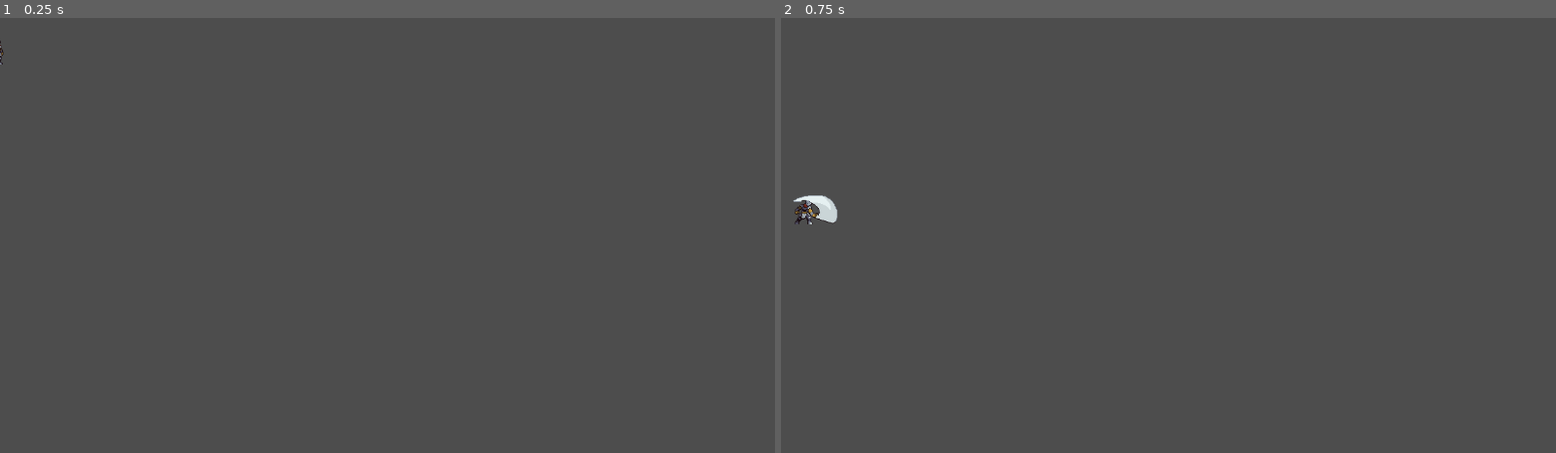
Above: before the commit, frames 1-2 (left to right).
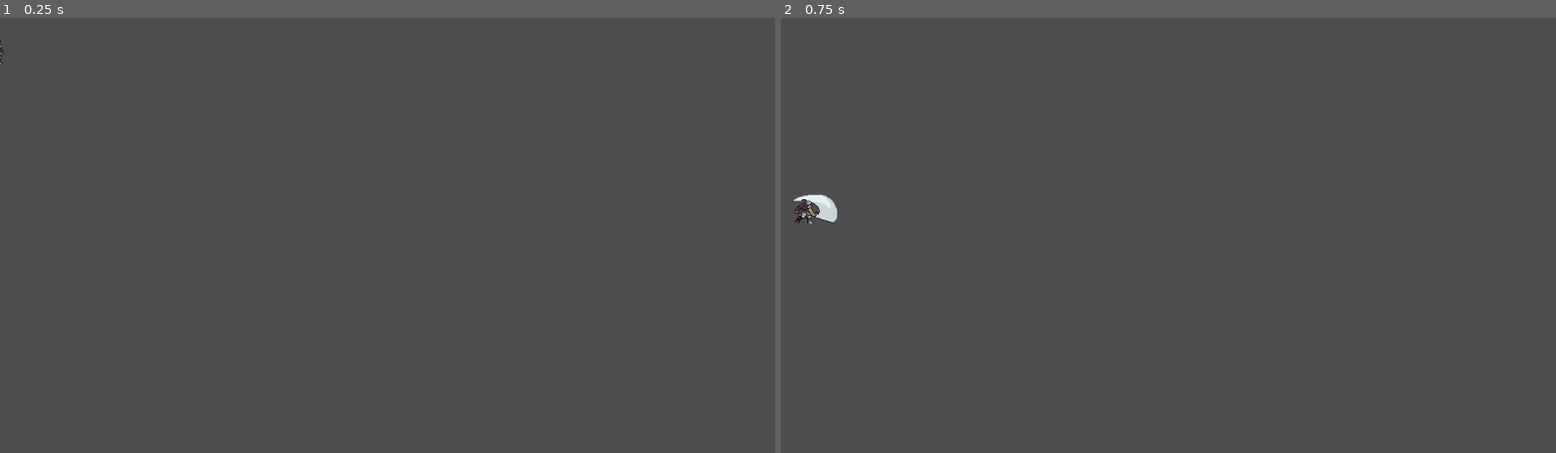
Above: after the commit, the same moments.

Repository: TejNihash/Game_v1
Game: Godot game, scene res://scenes/knight.tscn
Two runs of this game, one before a commit and one after it. Both use one fixed random seed, a clock stepped at 60 frames per second and the inputs below. This scene is started directly instead of the project's main scene.
Inputs:
- Up to frame 1 (0.25 s): no input
- Up to frame 2 (0.75 s): tap Enter at 0.5 s; hold Right (move_right) from 0.53 s (still down); tap J (attack1) at 0.6 s

The runs differ from the first frame. In frame 1, less than 0.1% of the frame differs, in the area x 0-1%, y 5-11%; in frame 2, 0.1%, in the area x 1-8%, y 40-48%.

Commit message:
multi attack for the knight added (j,k)

Diff:
--- a/scenes/knight.tscn
+++ b/scenes/knight.tscn
@@ -14,6 +14,8 @@
 [ext_resource type="Script" uid="uid://cdm16bdm1l70g" path="res://scripts/Knight_scripts/Attack.gd" id="12_oi1vv"]
 [ext_resource type="Script" uid="uid://vd1o4i8dwn5h" path="res://scripts/Knight_scripts/Jump.gd" id="13_4ok4f"]
 
+[sub_resource type="CapsuleShape2D" id="CapsuleShape2D_21nkr"]
+
 [sub_resource type="AtlasTexture" id="AtlasTexture_c7bgd"]
 atlas = ExtResource("1_k2txo")
 region = Rect2(0, 0, 120, 80)
@@ -362,142 +364,196 @@
 "speed": 20.0
 }]
 
-[sub_resource type="CapsuleShape2D" id="CapsuleShape2D_21nkr"]
+[sub_resource type="RectangleShape2D" id="RectangleShape2D_nw3uw"]
+
+[sub_resource type="CircleShape2D" id="CircleShape2D_4ok4f"]
+radius = 19.235384
+
+[sub_resource type="CapsuleShape2D" id="CapsuleShape2D_4ok4f"]
+radius = 14.000002
+height = 40.0
 
 [sub_resource type="Animation" id="Animation_nw3uw"]
 resource_name = "Attack1"
 length = 0.3
-tracks/0/type = "method"
+tracks/0/type = "value"
 tracks/0/imported = false
 tracks/0/enabled = true
-tracks/0/path = NodePath(".")
+tracks/0/path = NodePath("Visual_pivot/AnimatedSprite2D:frame")
 tracks/0/interp = 1
 tracks/0/loop_wrap = true
 tracks/0/keys = {
-"times": PackedFloat32Array(),
-"transitions": PackedFloat32Array(),
-"values": []
+"times": PackedFloat32Array(0, 0.075, 0.14, 0.23),
+"transitions": PackedFloat32Array(1, 1, 1, 1),
+"update": 1,
+"values": [0, 1, 2, 3]
 }
 tracks/1/type = "value"
 tracks/1/imported = false
 tracks/1/enabled = true
-tracks/1/path = NodePath("hitbox:monitoring")
+tracks/1/path = NodePath("Visual_pivot/AnimatedSprite2D:animation")
 tracks/1/interp = 1
 tracks/1/loop_wrap = true
 tracks/1/keys = {
-"times": PackedFloat32Array(0, 0.1, 0.24),
-"transitions": PackedFloat32Array(1, 1, 1),
-"update": 1,
-"values": [false, true, false]
+"times": PackedFloat32Array(0),
+"transitions": PackedFloat32Array(1),
+"update": 1,
+"values": [&"attack1"]
 }
 tracks/2/type = "value"
 tracks/2/imported = false
 tracks/2/enabled = true
-tracks/2/path = NodePath("AnimatedSprite2D:frame")
+tracks/2/path = NodePath("Visual_pivot/hitbox/attack1_shape:disabled")
 tracks/2/interp = 1
 tracks/2/loop_wrap = true
 tracks/2/keys = {
-"times": PackedFloat32Array(0, 0.075, 0.14, 0.23),
-"transitions": PackedFloat32Array(1, 1, 1, 1),
-"update": 1,
-"values": [0, 1, 2, 3]
+"times": PackedFloat32Array(0, 0.08, 0.23),
+"transitions": PackedFloat32Array(1, 1, 1),
+"update": 1,
+"values": [true, false, true]
+}
+
+[sub_resource type="Animation" id="Animation_4ok4f"]
+length = 0.001
+tracks/0/type = "value"
+tracks/0/imported = false
+tracks/0/enabled = true
+tracks/0/path = NodePath("Visual_pivot/AnimatedSprite2D:frame")
+tracks/0/interp = 1
+tracks/0/loop_wrap = true
+tracks/0/keys = {
+"times": PackedFloat32Array(0),
+"transitions": PackedFloat32Array(1),
+"update": 1,
+"values": [0]
+}
+tracks/1/type = "value"
+tracks/1/imported = false
+tracks/1/enabled = true
+tracks/1/path = NodePath("Visual_pivot/AnimatedSprite2D:animation")
+tracks/1/interp = 1
+tracks/1/loop_wrap = true
+tracks/1/keys = {
+"times": PackedFloat32Array(0),
+"transitions": PackedFloat32Array(1),
+"update": 1,
+"values": [&"attack1"]
+}
+tracks/2/type = "value"
+tracks/2/imported = false
+tracks/2/enabled = true
+tracks/2/path = NodePath("Visual_pivot/hitbox/attack1_shape:disabled")
+tracks/2/interp = 1
+tracks/2/loop_wrap = true
+tracks/2/keys = {
+"times": PackedFloat32Array(0),
+"transitions": PackedFloat32Array(1),
+"update": 1,
+"values": [true]
 }
 tracks/3/type = "value"
 tracks/3/imported = false
 tracks/3/enabled = true
-tracks/3/path = NodePath("AnimatedSprite2D:animation")
+tracks/3/path = NodePath("Visual_pivot/hitbox/attack2_shape:disabled")
 tracks/3/interp = 1
 tracks/3/loop_wrap = true
 tracks/3/keys = {
 "times": PackedFloat32Array(0),
 "transitions": PackedFloat32Array(1),
 "update": 1,
-"values": [&"attack1"]
-}
-
-[sub_resource type="Animation" id="Animation_4ok4f"]
-length = 0.001
+"values": [true]
+}
+
+[sub_resource type="Animation" id="Animation_c7bgd"]
+resource_name = "Attack2"
+length = 0.33
 tracks/0/type = "value"
 tracks/0/imported = false
 tracks/0/enabled = true
-tracks/0/path = NodePath("hitbox:monitoring")
+tracks/0/path = NodePath("Visual_pivot/AnimatedSprite2D:frame")
 tracks/0/interp = 1
 tracks/0/loop_wrap = true
 tracks/0/keys = {
-"times": PackedFloat32Array(0),
-"transitions": PackedFloat32Array(1),
-"update": 1,
-"values": [false]
+"times": PackedFloat32Array(0, 0.05, 0.12, 0.18, 0.24, 0.3),
+"transitions": PackedFloat32Array(1, 1, 1, 1, 1, 1),
+"update": 1,
+"values": [0, 1, 2, 3, 4, 5]
 }
 tracks/1/type = "value"
 tracks/1/imported = false
 tracks/1/enabled = true
-tracks/1/path = NodePath("AnimatedSprite2D:frame")
+tracks/1/path = NodePath("Visual_pivot/hitbox/attack2_shape:disabled")
 tracks/1/interp = 1
 tracks/1/loop_wrap = true
 tracks/1/keys = {
-"times": PackedFloat32Array(0),
-"transitions": PackedFloat32Array(1),
-"update": 1,
-"values": [0]
+"times": PackedFloat32Array(0, 0.1332, 0.33),
+"transitions": PackedFloat32Array(1, 1, 1),
+"update": 1,
+"values": [true, false, true]
 }
 tracks/2/type = "value"
 tracks/2/imported = false
 tracks/2/enabled = true
-tracks/2/path = NodePath("AnimatedSprite2D:animation")
+tracks/2/path = NodePath("Visual_pivot/AnimatedSprite2D:animation")
 tracks/2/interp = 1
 tracks/2/loop_wrap = true
 tracks/2/keys = {
 "times": PackedFloat32Array(0),
 "transitions": PackedFloat32Array(1),
 "update": 1,
-"values": [&"attack1"]
+"values": [&"attack2"]
 }
 
 [sub_resource type="AnimationLibrary" id="AnimationLibrary_c7bgd"]
 _data = {
 &"Attack1": SubResource("Animation_nw3uw"),
+&"Attack2": SubResource("Animation_c7bgd"),
 &"RESET": SubResource("Animation_4ok4f")
 }
-
-[sub_resource type="CircleShape2D" id="CircleShape2D_nw3uw"]
-radius = 15.132746
-
-[sub_resource type="RectangleShape2D" id="RectangleShape2D_nw3uw"]
 
 [node name="knight" type="CharacterBody2D"]
 script = ExtResource("1_mvyd6")
-
-[node name="AnimatedSprite2D" type="AnimatedSprite2D" parent="."]
-sprite_frames = SubResource("SpriteFrames_782ye")
-animation = &"attack1"
 
 [node name="CollisionShape2D" type="CollisionShape2D" parent="."]
 position = Vector2(-4, 22)
 shape = SubResource("CapsuleShape2D_21nkr")
 
-[node name="AnimationPlayer" type="AnimationPlayer" parent="."]
-libraries = {
-&"": SubResource("AnimationLibrary_c7bgd")
-}
-
-[node name="hitbox" type="Area2D" parent="."]
-collision_layer = 4
-collision_mask = 2
-monitoring = false
-
-[node name="CollisionShape2D" type="CollisionShape2D" parent="hitbox"]
-position = Vector2(37, 20)
-shape = SubResource("CircleShape2D_nw3uw")
-
-[node name="hurtbox" type="Area2D" parent="."]
-
-[node name="CollisionShape2D" type="CollisionShape2D" parent="hurtbox"]
+[node name="Visual_pivot" type="Node2D" parent="."]
+
+[node name="AnimatedSprite2D" type="AnimatedSprite2D" parent="Visual_pivot"]
+unique_name_in_owner = true
+position = Vector2(0, -1)
+sprite_frames = SubResource("SpriteFrames_782ye")
+animation = &"attack1"
+
+[node name="hurtbox" type="Area2D" parent="Visual_pivot"]
+
+[node name="CollisionShape2D" type="CollisionShape2D" parent="Visual_pivot/hurtbox"]
 position = Vector2(-2, 9)
 shape = SubResource("RectangleShape2D_nw3uw")
 disabled = true
 debug_color = Color(0.7321845, 0.33596778, 0.8380072, 0.41960785)
 
+[node name="hitbox" type="Area2D" parent="Visual_pivot"]
+collision_layer = 4
+collision_mask = 2
+
+[node name="attack1_shape" type="CollisionShape2D" parent="Visual_pivot/hitbox"]
+position = Vector2(35, 21)
+shape = SubResource("CircleShape2D_4ok4f")
+disabled = true
+
+[node name="attack2_shape" type="CollisionShape2D" parent="Visual_pivot/hitbox"]
+position = Vector2(28, 18)
+rotation = 1.5707964
+shape = SubResource("CapsuleShape2D_4ok4f")
+disabled = true
+
+[node name="AnimationPlayer" type="AnimationPlayer" parent="."]
+libraries = {
+&"": SubResource("AnimationLibrary_c7bgd")
+}
+
 [node name="StateMachine" type="Node" parent="."]
 script = ExtResource("9_nw3uw")
 
@@ -513,7 +569,7 @@
 [node name="Jump" type="Node" parent="StateMachine"]
 script = ExtResource("13_4ok4f")
 
-[connection signal="animation_finished" from="AnimatedSprite2D" to="." method="_on_animated_sprite_2d_animation_finished"]
-[connection signal="animation_finished" from="AnimatedSprite2D" to="StateMachine/Attack" method="_on_animated_sprite_2d_animation_finished"]
+[connection signal="animation_finished" from="Visual_pivot/AnimatedSprite2D" to="." method="_on_animated_sprite_2d_animation_finished"]
+[connection signal="animation_finished" from="Visual_pivot/AnimatedSprite2D" to="StateMachine/Attack" method="_on_animated_sprite_2d_animation_finished"]
+[connection signal="area_entered" from="Visual_pivot/hitbox" to="StateMachine/Attack" method="_on_hitbox_area_entered"]
 [connection signal="animation_finished" from="AnimationPlayer" to="StateMachine/Attack" method="_on_animation_player_animation_finished"]
-[connection signal="area_entered" from="hitbox" to="StateMachine/Attack" method="_on_hitbox_area_entered"]
--- a/scripts/Knight_scripts/Attack.gd
+++ b/scripts/Knight_scripts/Attack.gd
@@ -7,8 +7,6 @@
 
 
 @onready var animation_player: AnimationPlayer = $"../../AnimationPlayer"
-@onready var animated_sprite_2d: AnimatedSprite2D = $"../../AnimatedSprite2D"
-@onready var collision_shape_2d: CollisionShape2D = $"../../hitbox/CollisionShape2D"
 
 
 # Called every frame. 'delta' is the elapsed time since the previous frame.
@@ -18,7 +16,8 @@
 
 func enter():
 	#animated_sprite_2d.play("attack1")
-	animation_player.play("Attack1")
+	var attack = state_machine.attack_action
+	animation_player.play(attack)
 
 
 func update(delta):
@@ -27,12 +26,9 @@
 	character.velocity += character.get_gravity() * delta
 
 
-
-
-
-
 func exit():
 	character.disable_all_hitboxes()
+
 
 """func _on_animated_sprite_2d_animation_finished() -> void:
 	if animated_sprite_2d.animation == 'attack1':
@@ -48,9 +44,10 @@
 
 
 
+
 func _on_animation_player_animation_finished(anim_name: StringName) -> void:
 	 # Replace with function body.
-	if anim_name=='Attack1':
+	if anim_name==state_machine.attack_action:
 		print("attack is done playing")
 		if not character.is_on_floor():
 			state_machine.change_state("Jump")
--- a/scripts/Knight_scripts/Idle.gd
+++ b/scripts/Knight_scripts/Idle.gd
@@ -7,8 +7,7 @@
 	#stop moving
 	#character.velocity.x = move_toward(character.velocity.x, 0, character.SPEED)
 	character.velocity.x = 0
-	if character.has_node("AnimatedSprite2D"):
-		character.get_node("AnimatedSprite2D").play("idle")
+	%AnimatedSprite2D.play("idle")
 
 
 func update(delta):
@@ -18,8 +17,10 @@
 	if direction != 0:
 		#we move right?
 		state_machine.change_state("Move")
-	elif Input.is_action_just_pressed("attack1"):
+	elif check_attack():
 		state_machine.change_state("Attack")
+	#elif Input.is_action_just_pressed("attack1"):
+	#	state_machine.change_state("Attack")
 
 	else:
 		#just the general physics related stuff
--- a/scripts/Knight_scripts/Jump.gd
+++ b/scripts/Knight_scripts/Jump.gd
@@ -1,5 +1,6 @@
 extends State
 
+@onready var animated_sprite_2d: AnimatedSprite2D = %AnimatedSprite2D
 
 # Called when the node enters the scene tree for the first time.
 func _ready() -> void:
@@ -13,7 +14,7 @@
 func enter():
 	if character.is_on_floor():
 		character.velocity.y = character.JUMP_VELOCITY
-	character.get_node("AnimatedSprite2D").play("jump")
+	%AnimatedSprite2D.play("jump")
 
 
 func update(delta):
@@ -31,9 +32,10 @@
 		else:
 			state_machine.change_state("Move")
 
-	if Input.is_action_just_pressed("attack1"):
+	#if Input.is_action_just_pressed("attack1"):
+	#	state_machine.change_state("Attack")
+	if check_attack():
 		state_machine.change_state("Attack")
-
 
 
 func exit():
--- a/scripts/Knight_scripts/Move.gd
+++ b/scripts/Knight_scripts/Move.gd
@@ -1,6 +1,9 @@
 extends State
 
-@onready var collision_shape_2d: CollisionShape2D = $"../../hitbox/CollisionShape2D"
+@onready var collision_shape_body: CollisionShape2D = $"../../CollisionShape2D"
+@onready var attack_1_shape: CollisionShape2D = $"../../Visual_pivot/hitbox/attack1_shape"
+
+@onready var visual_pivot: Node2D = $"../../Visual_pivot"
 
 # Called when the node enters the scene tree for the first time.
 func _ready() -> void:
@@ -27,16 +30,21 @@
 	# this manages the direction
 
 	if direction > 0:
-		character.animated_sprite.flip_h  = false
+		"""character.animated_sprite.flip_h  = false
 		collision_shape_2d.position.x = 38.0
+		collision_shape_body.position.x = -4"""
+		visual_pivot.scale.x = 1
 		#weapon_pivot.scale.x = 1
 	elif direction < 0:
-		character.animated_sprite.flip_h = true
+		"""character.animated_sprite.flip_h = true
 		collision_shape_2d.position.x = -38.0
+		collision_shape_body.position.x = 4"""
+		visual_pivot.scale.x = -1
+
 
 		#weapon_pivot.scale.x = -14
 	if direction !=0:
-		character.get_node("AnimatedSprite2D").play("run")
+		%AnimatedSprite2D.play("run")
 		character.velocity.x = direction * character.SPEED
 
 	if direction ==0:
@@ -46,7 +54,8 @@
 		state_machine.change_state("Idle")
 
 
-	if Input.is_action_just_pressed("attack1"):
+	#if Input.is_action_just_pressed("attack1"):
+	if check_attack():
 		state_machine.change_state("Attack")
 	if Input.is_action_just_pressed("jump"):
 		state_machine.change_state("Jump")
--- a/scripts/Knight_scripts/StateMachine.gd
+++ b/scripts/Knight_scripts/StateMachine.gd
@@ -4,7 +4,7 @@
 
 var character
 var current_state: State
-
+var attack_action:String = "Null"
 
 func init(_character):
 	character = _character
--- a/scripts/State.gd
+++ b/scripts/State.gd
@@ -10,3 +10,14 @@
 func enter(): pass
 func update(delta): pass
 func exit(): pass
+
+func check_attack():
+	var attack_state = false
+	#check for J or K attack buttons.
+	if Input.is_action_just_pressed("attack1"):
+		state_machine.attack_action = "Attack1"
+		attack_state = true
+	elif Input.is_action_just_pressed("attack2"):
+		state_machine.attack_action = "Attack2"
+		attack_state = true
+	return attack_state
--- a/scripts/knight.gd
+++ b/scripts/knight.gd
@@ -4,15 +4,12 @@
 const SPEED = 300.0
 const JUMP_VELOCITY = -400.0
 
-@onready var animated_sprite: AnimatedSprite2D = $AnimatedSprite2D
 var is_attacking = false
 
 @onready var state_machine: Node = $StateMachine
-@onready var collision_shape_2d: CollisionShape2D = $hitbox/CollisionShape2D
 
 func _ready() -> void:
 	state_machine.init(self)
-	#collision_shape_2d.disabled= true
 
 
 
@@ -20,17 +17,17 @@
 func attack1():
 	is_attacking = true
 	#attack_shape.disabled = false
-	animated_sprite.play("attack1")
+	%AnimatedSprite2D.play("attack1")
 	# We turn the shape ON. It will now "listen" for collisions.
 func attack2():
 	is_attacking = true
 	#attack_shape.disabled = false
-	animated_sprite.play("attack2")
+	%AnimatedSprite2D.play("attack2")
 	# We turn the shape ON. It will now "listen" for collisions.
 func combo_attack():
 	is_attacking = true
 	#attack_shape.disabled = false
-	animated_sprite.play("combo_attack")
+	%AnimatedSprite2D.play("combo_attack")
 	# We turn the shape ON. It will now "listen" for collisions.
 
 func enable_hitbox(name: String):
@@ -74,10 +71,10 @@
 
 	# this manages the direction
 	if direction > 0:
-		animated_sprite.flip_h  = false
+		%AnimatedSprite2D.flip_h  = false
 		#weapon_pivot.scale.x = 1
 	elif direction < 0:
-		animated_sprite.flip_h = true
+		%AnimatedSprite2D.flip_h = true
 		#weapon_pivot.scale.x = -1
 
 
@@ -86,12 +83,12 @@
 	if not is_attacking:
 		if is_on_floor():
 			if direction == 0:
-				animated_sprite.play("idle")
+				%AnimatedSprite2D.play("idle")
 			else:
-				animated_sprite.play("run")
+				%AnimatedSprite2D.play("run")
 
 		else:
-			animated_sprite.play("jump")
+			%AnimatedSprite2D.play("jump")
 
 	if direction:
 		if is_attacking:
Not shown: 1 places in scenes/knight.tscn that only renumber resources
